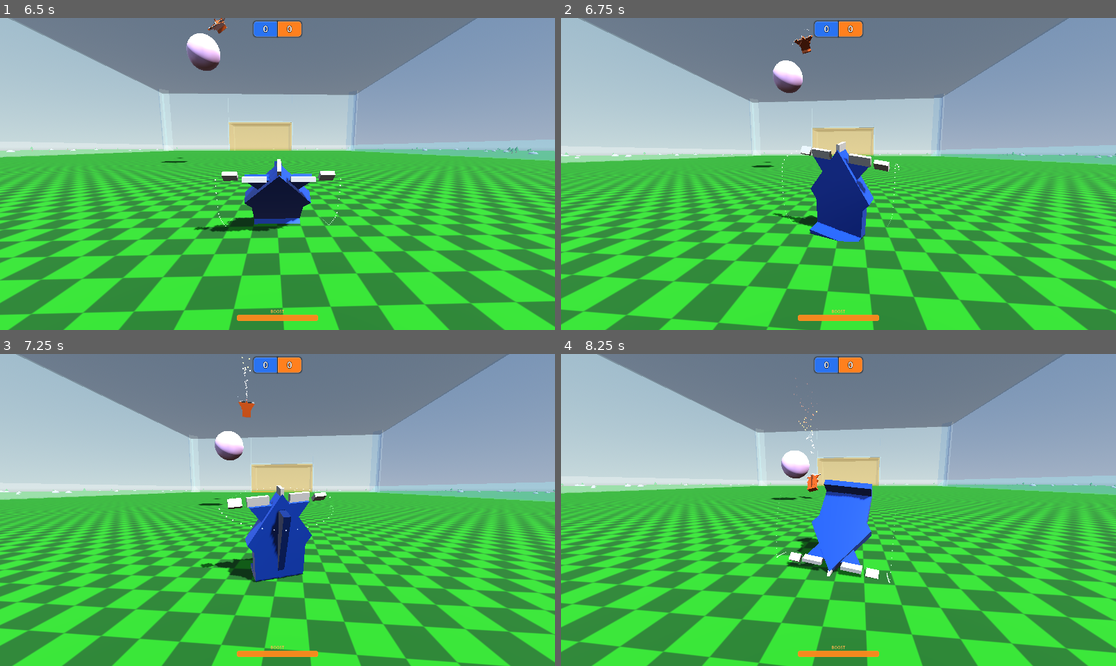
Above: before the commit, frames 1-4 (two rows, left to right).
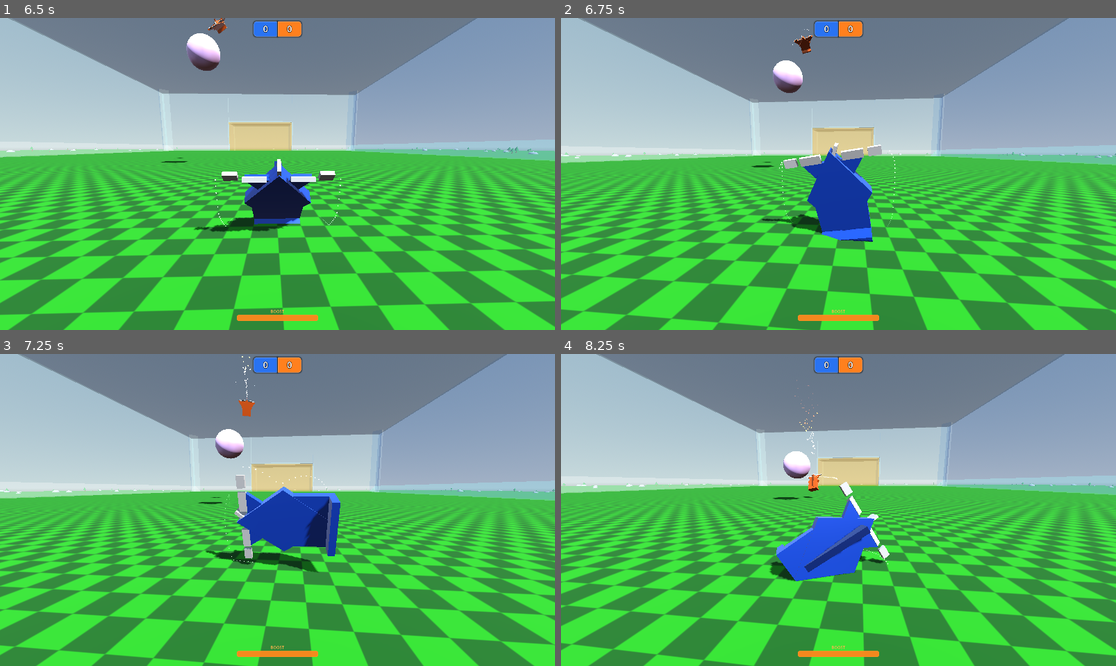
Above: after the commit, the same moments.

Repository: westonkelliher/glider
Game: Godot game, scene res://scenes/main_menu.tscn
Same seed, same stepped clock (60 frames per second), same inputs: the game is played once before the commit and once after it.
Inputs (mouse positions are in pixels of both pictures, inside the frame that each line leads up to):
- Up to frame 1 (6.5 s): click "Play vs AI" at 0.5 s; tap Enter (ui_accept) at 1.25, 1.52, 2.27, 3.5, 3.77, 4.52, 5.27 s; move the mouse to (305, 174) at 1.27 s; press the mouse at (305, 174) at 1.28 s; hold W (move_forward) from 1.28 s (still down); move the mouse to (249, 174) at 2.02 s; release the mouse at (249, 174) at 2.03 s; tap Shift (air_roll) at 2.1 s; move the mouse to (288, 167) at 2.77 s; hold Right mouse button (boost) 2.78-3.53 s; move the mouse to (271, 180) at 3.52 s; tap Y (cam_ball_toggle) at 3.6 s; move the mouse to (316, 177) at 4.27 s; tap F (cam_free) at 4.35 s; move the mouse to (233, 170) at 5.02 s; tap Space (launch) at 5.1 s; move the mouse to (283, 174) at 5.77 s; hold C (toggle_scheme) from 5.78 s (still down)
- Up to frame 2 (6.75 s): move the mouse to (816, 167) at 6.52 s; release W (move_forward) at 6.53 s; release C (toggle_scheme) at 6.53 s; hold D (move_right) from 6.53 s (still down); tap T (toggle_tuning) at 6.6 s
- Up to frame 3 (7.25 s): keep holding D (move_right); tap Enter (ui_accept) at 6.77 s
- Up to frame 4 (8.25 s): move the mouse to (866, 510) at 7.27 s; release D (move_right) at 7.28 s; press the mouse at (866, 510) at 7.28 s; hold W (move_forward) from 7.28 s (still down); tap Enter (ui_accept) at 7.52 s; move the mouse to (810, 510) at 8.02 s; release the mouse at (810, 510) at 8.03 s; tap Shift (air_roll) at 8.1 s

Frame 1 is identical in both runs. In frame 2, 3.5% of the frame differs, in the area x 5-94%, y 3-72%; in frame 3, 30%; in frame 4, 46%, in the area x 0-100%, y 0-100%.

Commit message:
Default control scheme to Pilot

Diff:
--- a/scripts/glider_body.gd
+++ b/scripts/glider_body.gd
@@ -80,7 +80,7 @@
 @export var ai_variant := "base"
 ## World point this glider attacks. Default = BLUE goal (north, +Z).
 @export var target_goal := Vector3(0.0, 10.5, 143.5)
-var control_scheme := GliderInput.Scheme.RL
+var control_scheme := GliderInput.Scheme.PILOT
 var _menu: CanvasLayer
 var controller: RefCounted
 var _spawn_transform: Transform3D
